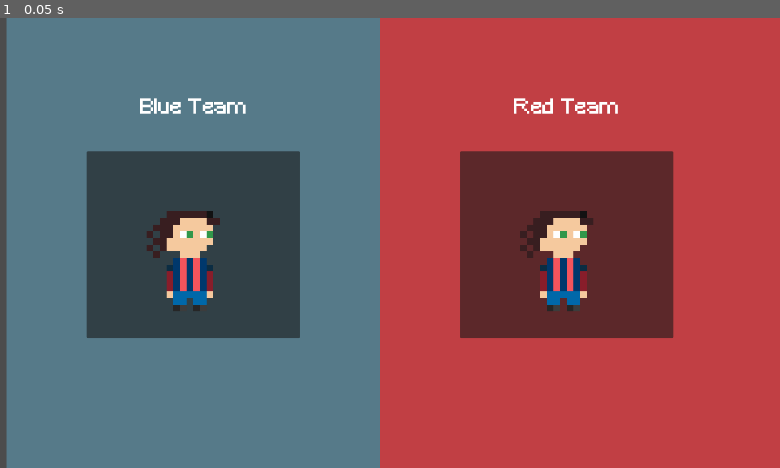
Above: before the commit, frame 1.
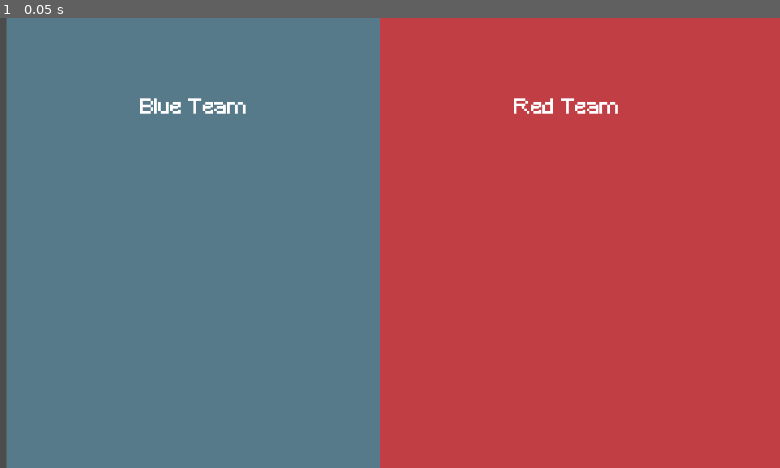
Above: after the commit, the same moment.

Repository: dizmerly/chaoticFootball
Game: Godot game, scene res://scenes/character_selection_panel.tscn
The game is run twice, just before and just after one commit, with the same random seed, the same clock (stepped at 60 frames per second) and the same inputs. This scene is started directly instead of the project's main scene.
Inputs:
- Up to frame 1 (0.05 s): no input

The runs differ from the first frame. In frame 1, 23% of the frame differs, in the area x 11-87%, y 29-72%.

Commit message:
Add character definitions to selection panel

Diff:
--- a/chaotic-football/scenes/character_selection_panel.tscn
+++ b/chaotic-football/scenes/character_selection_panel.tscn
@@ -2,8 +2,6 @@
 
 [ext_resource type="FontFile" uid="uid://cy5p8l8p0aaj4" path="res://assets/fonts/Minecraft.ttf" id="1_3t7nf"]
 [ext_resource type="Script" uid="uid://bnfdvng4yflm" path="res://scripts/character_selection_panel.gd" id="1_ghwnj"]
-[ext_resource type="Texture2D" uid="uid://c8mdc2ormuvcf" path="res://assets/SoccerGame/playerOne.png" id="3_oukwu"]
-[ext_resource type="Texture2D" uid="uid://b1tectstlkfq5" path="res://assets/SoccerGame/playerTwo.png" id="4_hdjqe"]
 
 [sub_resource type="LabelSettings" id="LabelSettings_bbtho"]
 font = ExtResource("1_3t7nf")
@@ -55,53 +53,3 @@
 text = "Blue Team"
 label_settings = SubResource("LabelSettings_bbtho")
 horizontal_alignment = 1
-
-[node name="Panel2" type="Panel" parent="." unique_id=2136242850]
-layout_mode = 1
-anchors_preset = 4
-anchor_top = 0.5
-anchor_bottom = 0.5
-offset_left = 1152.0
-offset_top = -220.0
-offset_right = 1664.0
-offset_bottom = 228.0
-grow_vertical = 2
-
-[node name="p2" type="Sprite2D" parent="Panel2" unique_id=145275291]
-position = Vector2(256, 256)
-scale = Vector2(16, 16)
-texture = ExtResource("3_oukwu")
-hframes = 3
-vframes = 2
-
-[node name="p1" type="Sprite2D" parent="Panel2" unique_id=1046945943]
-position = Vector2(256, 256)
-scale = Vector2(16, 16)
-texture = ExtResource("4_hdjqe")
-hframes = 3
-vframes = 2
-
-[node name="Panel" type="Panel" parent="." unique_id=249863860]
-layout_mode = 1
-anchors_preset = 4
-anchor_top = 0.5
-anchor_bottom = 0.5
-offset_left = 256.0
-offset_top = -220.0
-offset_right = 768.0
-offset_bottom = 228.0
-grow_vertical = 2
-
-[node name="p2" type="Sprite2D" parent="Panel" unique_id=125611457]
-position = Vector2(256, 256)
-scale = Vector2(16, 16)
-texture = ExtResource("3_oukwu")
-hframes = 3
-vframes = 2
-
-[node name="p1" type="Sprite2D" parent="Panel" unique_id=823911009]
-position = Vector2(256, 256)
-scale = Vector2(16, 16)
-texture = ExtResource("4_hdjqe")
-hframes = 3
-vframes = 2
--- a/chaotic-football/scripts/character_selection_panel.gd
+++ b/chaotic-football/scripts/character_selection_panel.gd
@@ -1,6 +1,17 @@
 extends Control
 
 @onready var panel: Panel = $Panel
+
+const CHARACTERS = [
+	{
+		"id": "spain",
+		"portrait": preload("res://assets/SoccerGame/playerTwo.png")
+	},
+	{
+		"id": "argentina",
+		"portrait": preload("res://assets/SoccerGame/playerOne.png")
+	}
+]
 
 # Called when the node enters the scene tree for the first time.
 func _ready() -> void:
